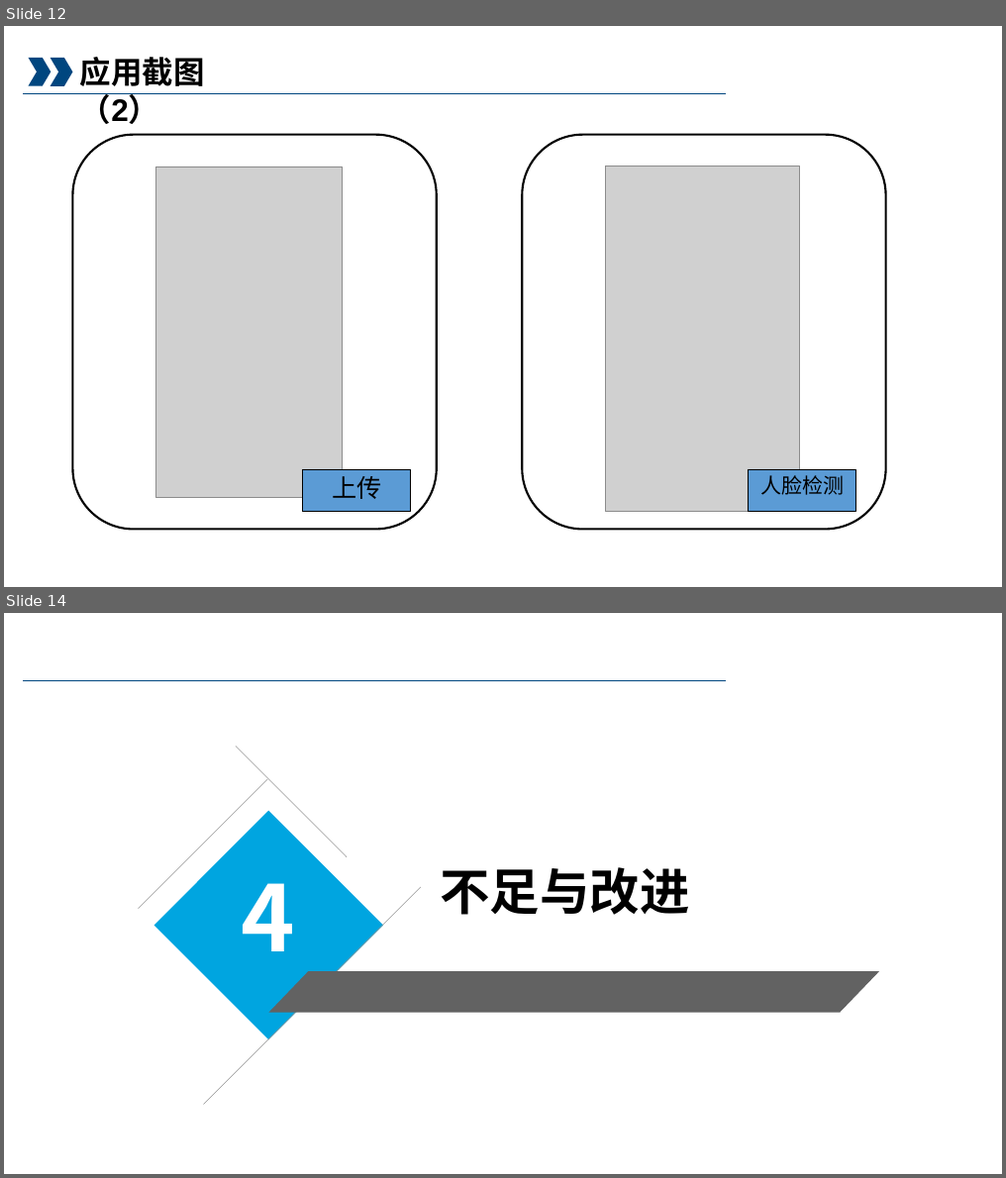
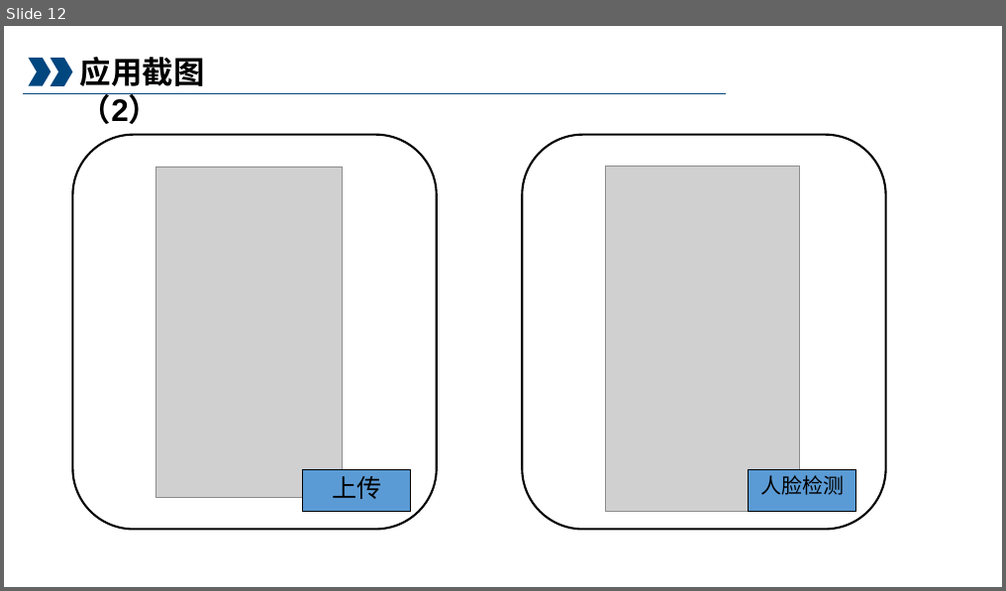
Before and after one commit to zhoujieqaq/android, a slide deck: 项目ppt.pptx. Shown one above the other, each under a label of ours: slides 12 and 14 before the commit, slide 12 after it; the slides between them are not shown. The pictures are 1006x1178 and 1006x591 pixels, drawn with LibreOffice and Linux fonts; fonts in the diff are those of the drawing; grey boxes stand for pictures; background and template pictures are left out. Boxes give left, top, right and bottom in pixels: in the first picture for what was removed or moved away, otherwise in the second. Text is boxed around its words. In the diff, an @@ line names an element or a change of style, - is before the commit and + after.

```diff
--- a/项目ppt.pptx
+++ b/项目ppt.pptx
@@ slide 14 removed at [4,613,1002,1174], background #FFFFFF; not listed: 1 template element that a slide beside it also shows @@
@@ line removed from (236, 747) to (347, 858) @@
@@ line removed from (267, 779) to (138, 909) @@
@@ diamond removed at [154,811,383,1040] @@
@@ text removed at [440,867,689,915] @@
-不足与改进
@@ line removed from (203, 1105) to (421, 887) @@
@@ text removed at [241,883,295,952] @@
-4
@@ parallelogram removed at [269,971,880,1013] @@
```
Also in this commit, not shown: 4 slides changed, 4 other slides removed.
